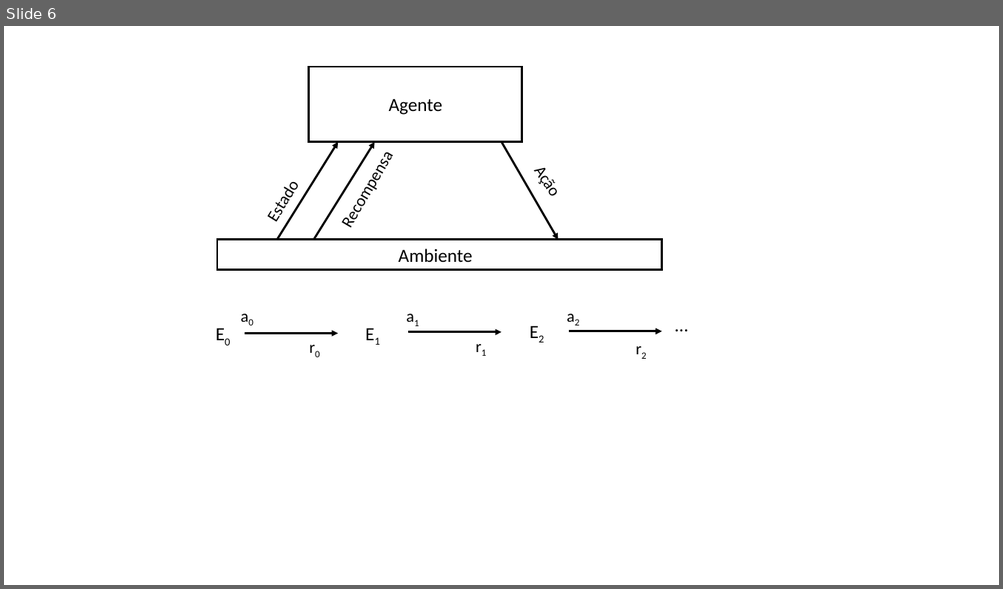
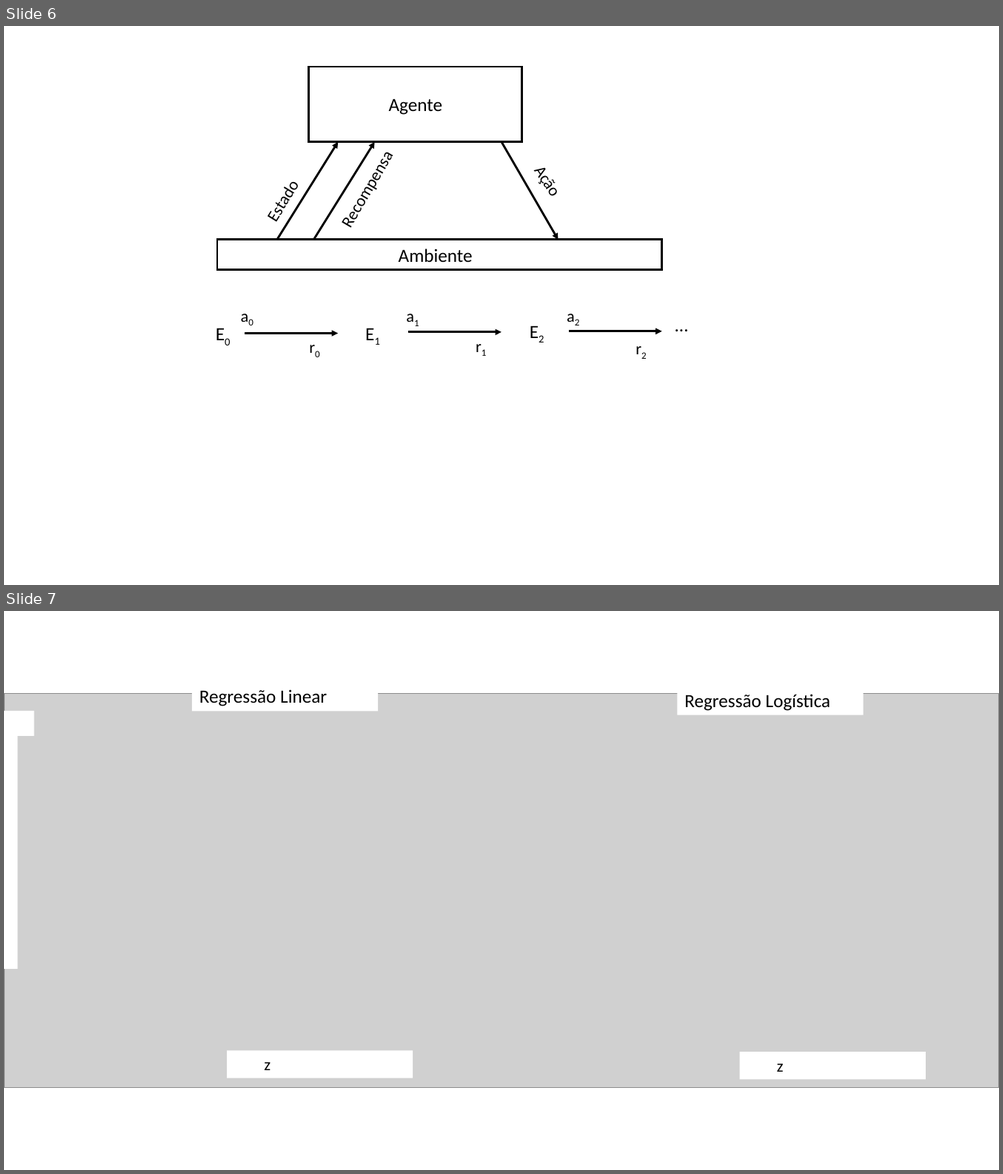
Before and after one commit to natawild/Dissertacao2021, a slide deck: Esquemas/CRISP-DM.pptx. Shown one above the other, each under a label of ours: slide 6 before the commit, slides 6 and 7 after it. The pictures are 1003x589 and 1003x1174 pixels, drawn with LibreOffice and Linux fonts; fonts in the diff are those of the drawing; grey boxes stand for pictures. Boxes give left, top, right and bottom in pixels: in the first picture for what was removed or moved away, otherwise in the second. Text is boxed around its words. In the diff, an @@ line names an element or a change of style, - is before the commit and + after.

```diff
--- a/Esquemas/CRISP-DM.pptx
+++ b/Esquemas/CRISP-DM.pptx
@@ slide 7 added at bbox=[4, 611, 999, 1170], background #FFFFFF @@
@@ picture added at bbox=[4, 694, 999, 1088] @@
@@ rectangle added at bbox=[192, 681, 378, 711], fill #FFFFFF, 18 pt, text #000000 @@
+Regressão Linear
@@ rectangle added at bbox=[677, 685, 862, 715], fill #FFFFFF, 18 pt, text #000000 @@
+Regressão Logística
@@ rectangle added at bbox=[4, 711, 34, 969], fill #FFFFFF, 18 pt, text #FFFFFF @@
+Probabilidade de Falha
@@ picture added at bbox=[508, 715, 533, 974] @@
@@ picture added at bbox=[17, 736, 42, 994] @@
@@ picture added at bbox=[626, 791, 766, 817] @@
@@ rectangle added at bbox=[227, 1051, 413, 1079], fill #FFFFFF, 16 pt, text #000000 @@
+z
@@ rectangle added at bbox=[740, 1052, 925, 1079], fill #FFFFFF, 16 pt, text #000000 @@
+z
```
Also in this commit, not shown: 2 other files.
